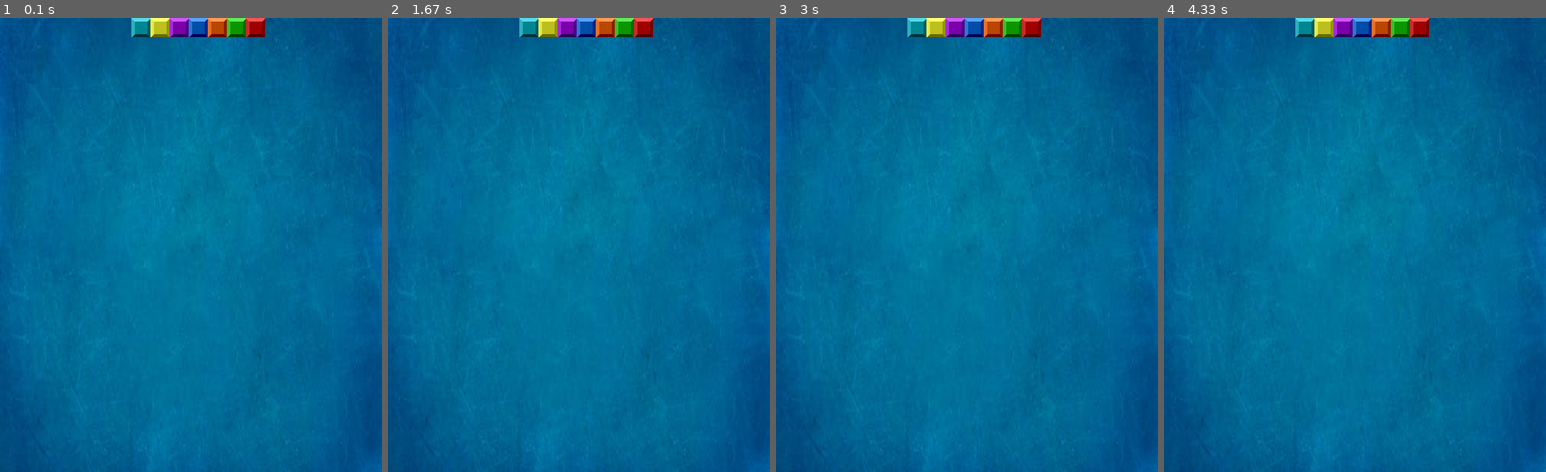
Above: before the commit, frames 1-4 (left to right).
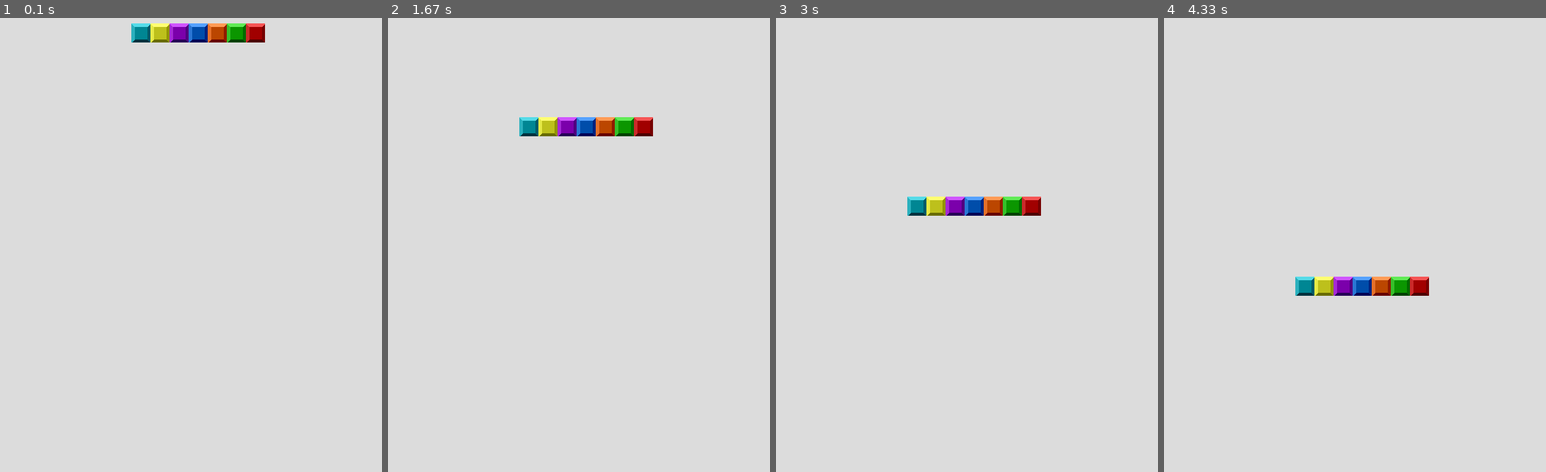
Above: after the commit, the same moments.

Repository: JPKP-Kuhn/Tetris
Game: pygame game, started from Codigo/main.py
Two runs of this game, one before a commit and one after it. Both use one fixed random seed, a clock stepped at 60 frames per second and the inputs below.
Inputs:
- Up to frame 1 (0.1 s): no input
- Up to frame 2 (1.67 s): no input
- Up to frame 3 (3 s): no input
- Up to frame 4 (4.33 s): no input

The runs differ from the first frame. In frame 1, 99% of the frame differs, in the area x 0-100%, y 0-100%; in frame 2, 100%; in frame 3, 100%; in frame 4, 100%.

Commit message:
teste colisão

Diff:
--- a/Codigo/PygameBasics.py
+++ b/Codigo/PygameBasics.py
@@ -7,9 +7,9 @@
         self.clock=pyg.time.Clock() #Controle de tempo
 
         #Informações da tela
-        self._TamTela=(640, 760)
+        self._TamTela = (640, 760)
         self.CorFundo = (220,220,220)
-        self.ModoTela=pyg.display.set_mode(self._TamTela)
+        self.ModoTela = pyg.display.set_mode(self._TamTela)
 
         #Imagens do jogo
         self.BIF="../Figuras/back2.jpeg"
@@ -18,6 +18,6 @@
         self.PlanoFundo = pyg.image.load(self.BIF).convert_alpha()
         self.PlanoFundo = pyg.transform.scale(self.PlanoFundo, self.ModoTela.get_size())
         self.ModoTela.blit(self.PlanoFundo, (0,0))
-        self.TelaFundo = pyg.Surface((self.ModoTela.get_width(),self.ModoTela.get_height()))
+        #self.TelaFundo = pyg.Surface((self.ModoTela.get_width(),self.ModoTela.get_height()))
 
         pyg.display.set_caption("Tetris") #Título
--- a/Codigo/PygameCtrl.py
+++ b/Codigo/PygameCtrl.py
@@ -6,6 +6,9 @@
 
 class PygameCtrl(PygameBasics, Tetrominos):
     def __init__(self):
+        #Coordenadas para movimento
+        self.y = 0
+
         self._pygame_basic() #Carregamento inicial
         self._tetromino()
         self._pygame_loop()  #Atualiza frame a frame
@@ -13,11 +16,13 @@
 
     def _pygame_loop(self):
         while True:
+            self.ModoTela.fill(self.CorFundo)
             for event in pyg.event.get():
                 if event.type == QUIT:
                     pyg.quit()
                     exit()
 
+            self._movimento()
             pyg.display.flip()
-            self.clock.tick(60)
+            self.clock.tick(100)
             pyg.display.update()
--- a/Codigo/Tetrominos.py
+++ b/Codigo/Tetrominos.py
@@ -9,6 +9,26 @@
         #Dados dos blocos
         self.bloco_largura, self.bloco_altura = 32, 32
 
+        #Carregando a imagem
         self.Tetromino = pyg.image.load(self.bloco).convert_alpha()
-        self.Tetromino=pyg.transform.scale(self.Tetromino,(self.bloco_largura*7,self.bloco_altura))
-        self.ModoTela.blit(self.Tetromino,(220, 0))
+        self.Tetromino = pyg.transform.scale(self.Tetromino,(self.bloco_largura*7,self.bloco_altura))
+        self.bloco_rect = self.Tetromino.get_rect() #retângulo junto com a imagem
+
+        #blit juntamente com o Retângulo
+        self.ModoTela.blit(self.Tetromino, (220,0), self.bloco_rect)
+
+    def _movimento(self):
+        self.ModoTela.blit(self.Tetromino, (220,self.y) , self.bloco_rect)
+        print(self.y)
+        if self.y != 670:
+            self.y += 1
+            if self.y == 670:
+                print("Entrou")
+                self.ModoTela.blit(self.Tetromino, (220,self.y) , self.bloco_rect)
+                self._colisao()
+
+
+
+    def _colisao(self):
+        self.y = 0
+        self.ModoTela.blit(self.Tetromino, (220,self.y) , self.bloco_rect)
